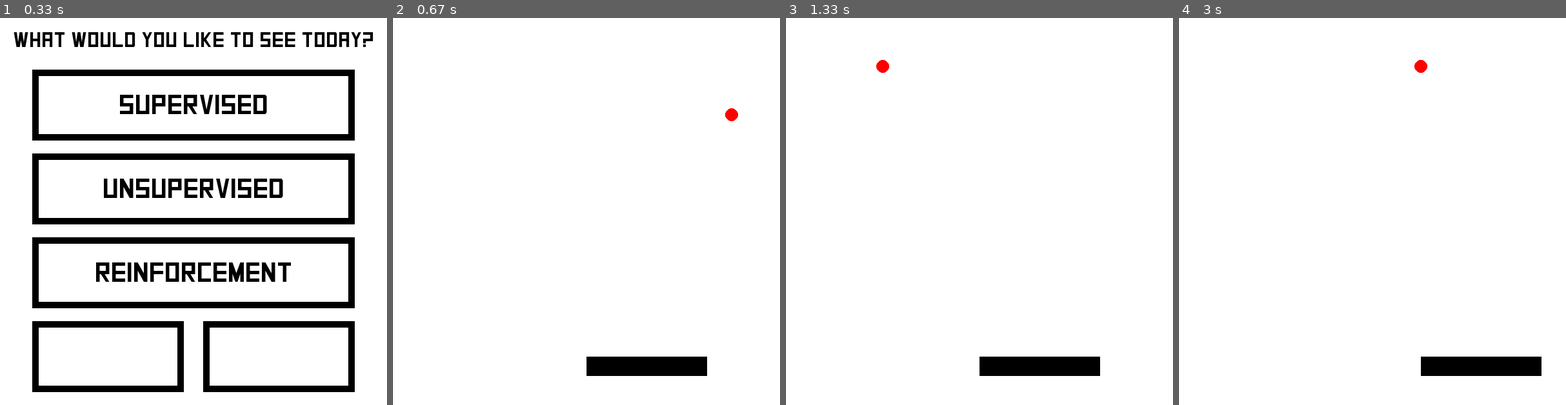
Above: before the commit, frames 1-4 (left to right).
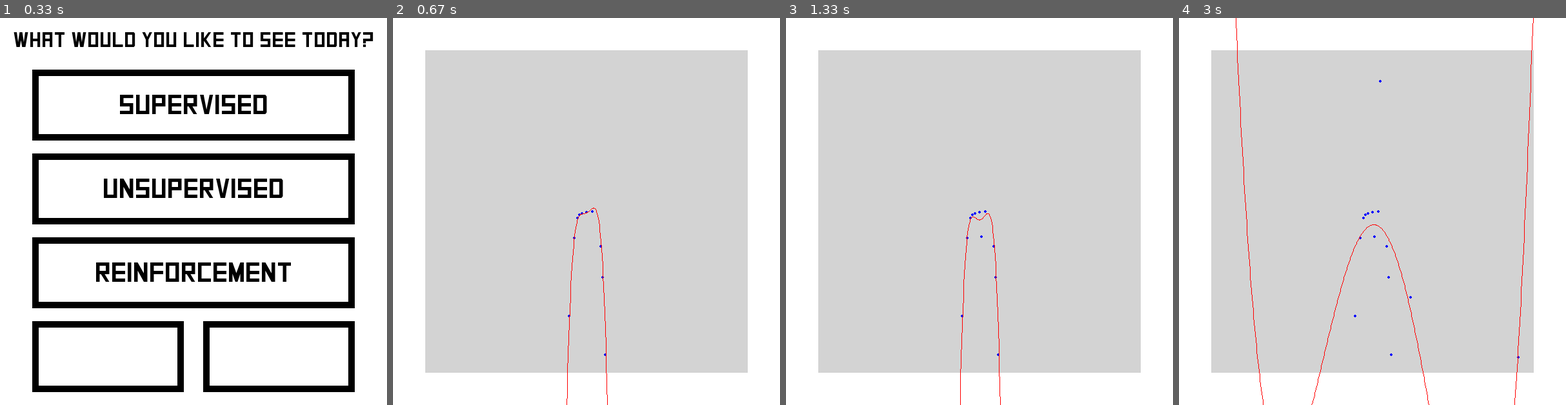
Above: after the commit, the same moments.

Repository: AndyyTaylor/Yr12Major
Game: pygame game, started from main.py
Same seed, same stepped clock (60 frames per second), same inputs: the game is played once before the commit and once after it.
Inputs (mouse positions are in pixels of both pictures, inside the frame that each line leads up to):
- Up to frame 1 (0.33 s): no input
- Up to frame 2 (0.67 s): click "Supervised" at 0.38 s
- Up to frame 3 (1.33 s): tap Space at 0.67 s; click (979, 234) at 1.05 s
- Up to frame 4 (3 s): click (1411, 296) at 1.38 s; click (1380, 79) at 2.22 s; click (1519, 358) at 2.88 s

Frame 1 is identical in both runs. In frame 2, 70% of the frame differs, in the area x 8-92%, y 8-100%; in frame 3, 70%; in frame 4, 70%, in the area x 8-94%, y 0-100%.

Commit message:
Added regularization to regression

Diff:
--- a/src/framework/StateAppRunner.py
+++ b/src/framework/StateAppRunner.py
@@ -9,6 +9,7 @@
 from ..states.IntroState import IntroState
 from ..states.MainMenu import MainMenu
 from ..states.Simulation import Simulation
+from ..states.Supervised import Supervised
 
 class StateAppRunner():
     _instance = None
@@ -27,6 +28,7 @@
         IntroState()
         MainMenu()
         Simulation()
+        Supervised()
 
         # print(StateRegistry.instance().get_state("Rawplot").parent.name)
 
--- a/src/ml/agents/supervised/nn.py
+++ b/src/ml/agents/supervised/nn.py
@@ -8,6 +8,7 @@
         self.Theta2 = self.init_weights(hidden_layer_size, hidden_layer2_size)
         self.Theta3 = self.init_weights(hidden_layer2_size, hidden_layer3_size)
         self.Theta4 = self.init_weights(hidden_layer3_size, num_labels)
+        self.input_nodes = input_layer_size
 
         self.num_labels = num_labels
 
@@ -147,7 +148,7 @@
         for i in range(m):
             self.out(str(i))
 
-            A1, Z2, A2, Z3, A3, Z4, A4, Z5, A5 = self.feed_forward(np.array(x[i, :]).reshape(1, 784), True, Theta1, Theta2)
+            A1, Z2, A2, Z3, A3, Z4, A4, Z5, A5 = self.feed_forward(np.array(x[i, :]).reshape(1, self.input_nodes), True, Theta1, Theta2)
 
             lbl = np.zeros((self.num_labels, 1))
             lbl[int(y[i]), 0] = 1
@@ -174,26 +175,6 @@
 
         return Theta1_grad, Theta2_grad, Theta3_grad, Theta4_grad
 
-    def gradient_check(self, x, y, theta):
-        numgrad = np.zeros(theta.shape)
-        perturb = np.zeros(theta.shape)
-        epsilon = 0.0001
-
-        for p in range(theta.shape[0]):
-            if (p % 3000 == 0): print(p)
-            perturb[p] = epsilon
-
-            mperturb = theta - perturb
-            aperturb = theta + perturb
-
-            loss1 = self.cost(x, y, mperturb[:19625].reshape(self.Theta1.shape), mperturb[19625:].reshape(self.Theta2.shape))
-            loss2 = self.cost(x, y, aperturb[:19625].reshape(self.Theta1.shape), aperturb[19625:].reshape(self.Theta2.shape))
-
-            numgrad[p] = (loss2 - loss1) / (2*epsilon)
-            perturb[p] = 0
-
-        return numgrad
-
     def sigmoid(self, z):
         return np.divide(1.0, (1 + np.power(e, -z)))
 
--- a/src/ml/agents/supervised/regression.py
+++ b/src/ml/agents/supervised/regression.py
@@ -4,9 +4,10 @@
 import numpy as np
 
 class Regression():
-    def __init__(self, n_features, alpha=0.01):
+    def __init__(self, n_features, alpha=0.01, lam=1):
         self.n = n_features
         self.alpha = alpha
+        self.lam = lam
 
         self.params = np.zeros((self.n, 1))
 
@@ -30,7 +31,6 @@
         self.params = np.subtract(self.params, (self.alpha * self.gradient(X, y, m)))
 
     def predict(self, x):
-        # print(x)
         return self.params.T.dot(np.insert(self.scale_features(x).T, 0, 1, axis=0))
 
     def scale_features(self, X):
@@ -40,15 +40,34 @@
 
         return np.divide(np.subtract(X, self.mean), self.stddev)
 
+    def cost(self, X, y, m):
+        return self._cost(X, y, m) + self.regularization(m)
+
+    def gradient(self, X, y, m):
+        return self._gradient(X, y, m) + self.regularization_grad(m)
+
+    def regularization(self, m):
+        params2 = np.copy(self.params)
+        params2[0] = 0
+        return (self.lam / (2 * m)) * np.sum(np.power(params2, 2))
+
+    def regularization_grad(self, m):
+        params2 = np.copy(self.params)
+        params2[0] = 0
+        return (self.lam / m) * np.sum(params2)
+
+    def render_func(self, x):
+        return self.params.T.dot(np.insert(self.scale_features(x.T).T, 0, 1, axis=0))
+
 
 class LogisticRegression(Regression):
 
-    def gradient(self, X, y, m):
+    def _gradient(self, X, y, m):
         grad = ((np.subtract(self.sigmoid(X.dot(self.params)), y)).T.dot(X)).T
 
         return grad
 
-    def cost(self, X, y, m):
+    def _cost(self, X, y, m):
         h = self.sigmoid(X.dot(self.params))
         J = (1.0 / m) * np.subtract(-(y.T).dot(np.log(h)), (1 - y).T.dot(np.log(1-h)))
 
@@ -57,13 +76,9 @@
     def sigmoid(self, z):
         return np.divide(1.0, (1 + np.power(e, -z)))
 
-    def render_func(self, x):
-        # print(x)
-        return self.params.T.dot(np.insert(self.scale_features(x.T).T, 0, 1, axis=0))
-
 class LinearRegression(Regression):
 
-    def gradient(self, X, y, m):
+    def _gradient(self, X, y, m):
         pred = X.dot(self.params)
         err = np.subtract(pred, y)
 
@@ -71,13 +86,9 @@
 
         return grad
 
-    def cost(self, X, y, m):
+    def _cost(self, X, y, m):
         prediction = X.dot(self.params)
         err = np.subtract(prediction, y)
         J = 1.0 / (2*m) * np.sum(np.square(err))
 
         return J
-
-    def render_func(self, x):
-        # print('x', x)
-        return self.params.T.dot(np.insert(self.scale_features(x.T).T, 0, 1, axis=0))
--- a/src/ml/environments/supervised/classplot.py
+++ b/src/ml/environments/supervised/classplot.py
@@ -7,24 +7,24 @@
 class ClassPlot(State):
     " The main state for this enviroment "
 
-    def __init__(self, econfig):
+    def __init__(self, m, n):
         super().__init__("Classification Plot", "Environments")
 
-        self.n = econfig.n
+        self.n = n
 
         self.x_range = [-10, 10]
         self.y_range = [-10, 10]
 
-        self.params = np.zeros((econfig.n, 1))
+        self.params = np.zeros((n, 1))
 
-        for i in range(econfig.n):
+        for i in range(n):
             self.params[i] = random.uniform(-5, 5)
 
-        self.y = np.zeros((econfig.m, 1))
-        self.x = np.zeros((econfig.m, econfig.n-1))
+        self.y = np.zeros((m, 1))
+        self.x = np.zeros((m, n-1))
 
         i = 0
-        while i < econfig.m:
+        while i < m:
             x, y = self.gen_point()
             if int(y) < self.y_range[1] and int(y) > self.y_range[0]:
                 self.x[i] = x.T
--- a/src/ml/environments/supervised/linearplot.py
+++ b/src/ml/environments/supervised/linearplot.py
@@ -7,24 +7,24 @@
 class LinearPlot(State):
     " The main state for this enviroment "
 
-    def __init__(self, econfig):
+    def __init__(self, m, n):
         super().__init__("LinearData", "Environments")
 
-        self.n = econfig.n
+        self.n = n
 
         self.x_range = [-30, 30]
         self.y_range = [-100, 100]
 
-        self.params = np.zeros((econfig.n, 1))
+        self.params = np.zeros((n, 1))
 
-        for i in range(econfig.n):
+        for i in range(n):
             self.params[i] = random.uniform(-2, 2)
 
-        self.y = np.zeros((econfig.m, 1))
-        self.x = np.zeros((econfig.m, econfig.n-1))
+        self.y = np.zeros((m, 1))
+        self.x = np.zeros((m, n-1))
 
         i = 0
-        while i < econfig.m:
+        while i < m:
             x, y = self.gen_point()
             if y < self.y_range[1] and y > self.y_range[0]:
                 self.x[i] = x.T
--- a/src/states/MainMenu.py
+++ b/src/states/MainMenu.py
@@ -19,7 +19,7 @@
             Button(50, 80, 500, 110,
                    config.BLACK, config.WHITE,
                    "Supervised", config.BLACK, 42,
-                   lambda: self.parent.change_state("Simulation")),
+                   lambda: self.parent.change_state("Supervised")),
             Button(50, 210, 500, 110,
                    config.BLACK, config.WHITE,
                    "Unsupervised", config.BLACK, 42,
--- /dev/null
+++ b/src/states/Supervised.py
@@ -0,0 +1,48 @@
+" Andy "
+import pygame
+
+from .AbstractState import State
+
+# from ..ml.agents import NN as Agent
+# from ..ml.environments import MNIST as Environment
+
+from ..ml.agents import LinearRegression as Agent
+from ..ml.environments import LinearPlot as Environment
+
+# from ..ml.agents import LogisticRegression as Agent
+# from ..ml.environments import ClassPlot as Environment
+
+class Supervised(State):
+    " A "
+
+    def __init__(self):
+        super().__init__("Supervised", "MasterState")
+
+        # self.agent = Agent(28*28, 512, 254, 50, 10)
+        self.agent = Agent(5)   # n
+        self.environment = Environment(10, 5)   # m, n
+
+    def on_init(self):
+        print("Application started.")
+
+    def on_shutdown(self):
+        print("Application closed.")
+
+    def on_enter(self):
+        self.environment.on_init()
+
+    def on_exit(self):
+        pass
+
+    def on_update(self, elapsed):
+        self.environment.on_update(elapsed)
+        self.agent.train(self.environment.getx(), self.environment.gety())
+
+    def on_render(self, screen):
+        self.environment.on_render(screen, self.agent)
+
+    def on_mouse_down(self, pos):
+        self.environment.on_mouse_down(pos)
+
+    def on_key_down(self, key):
+        self.environment.on_key_down(key)
